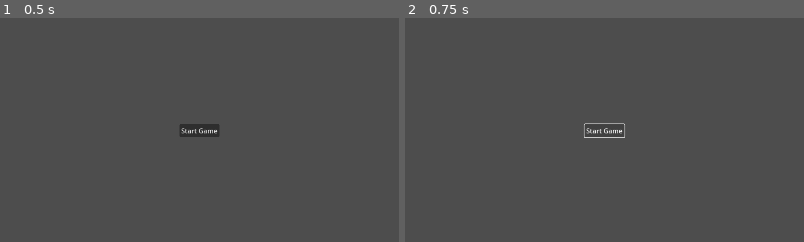
Above: before the commit, frames 1-2 (left to right).
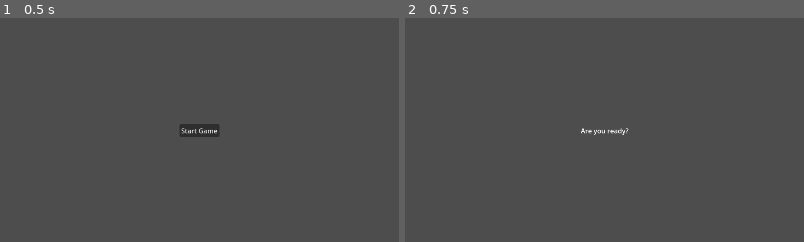
Above: after the commit, the same moments.

Repository: elct9620/try-godot
Game: Godot game, scene res://scenes/entrance.tscn
Same seed, same stepped clock (60 frames per second), same inputs: the game is played once before the commit and once after it.
Inputs:
- Up to frame 1 (0.5 s): no input
- Up to frame 2 (0.75 s): click "Start Game" at 0.5 s
The pictures show only the part of the screen within x 25-75%, y 25-75%; the shares and areas given below are measured in that part.

Frame 1 is identical in both runs. In frame 2, 0.3% of the frame differs, in the area x 44-57%, y 46-54%.

Commit message:
Add simple start game button and change to next scene

Diff:
--- a/project.godot
+++ b/project.godot
@@ -29,7 +29,7 @@
 
 locale/translation_remaps={}
 locale/translations=PackedStringArray("res://localizations/zh_TW.po")
-locale/translations_pot_files=PackedStringArray("res://scenes/entrance.tscn")
+locale/translations_pot_files=PackedStringArray("res://scenes/entrance.tscn", "res://scenes/player_room.tscn")
 locale/locale_filter_mode=1
 locale/language_filter=["zh"]
 locale/country_filter=["TW"]
--- a/scenes/entrance.tscn
+++ b/scenes/entrance.tscn
@@ -1,6 +1,10 @@
-[gd_scene format=3 uid="uid://80lgd86fhlnp"]
+[gd_scene load_steps=2 format=3 uid="uid://80lgd86fhlnp"]
 
-[node name="Entrance" type="Node2D"]
+[ext_resource type="Script" path="res://scripts/scenes/entrance.gd" id="1_cy12x"]
+
+[node name="Entrance" type="Node2D" node_paths=PackedStringArray("button")]
+script = ExtResource("1_cy12x")
+button = NodePath("HUD/Button")
 
 [node name="HUD" type="CanvasLayer" parent="."]
 
--- /dev/null
+++ b/scenes/player_room.tscn
@@ -0,0 +1,20 @@
+[gd_scene format=3 uid="uid://yep1nt6dr2wl"]
+
+[node name="PlayerRoom" type="Node2D"]
+
+[node name="HUD" type="CanvasLayer" parent="."]
+
+[node name="Label" type="Label" parent="HUD"]
+anchors_preset = 8
+anchor_left = 0.5
+anchor_top = 0.5
+anchor_right = 0.5
+anchor_bottom = 0.5
+offset_left = -57.5
+offset_top = -11.5
+offset_right = 57.5
+offset_bottom = 11.5
+grow_horizontal = 2
+grow_vertical = 2
+text = "Are you ready?
+"
--- /dev/null
+++ b/scripts/scenes/entrance.gd
@@ -0,0 +1,9 @@
+extends Node2D
+
+@export var button: Button
+
+func _ready():
+    button.connect("pressed", _on_button_pressed)
+
+func _on_button_pressed():
+    get_tree().change_scene_to_file("res://scenes/player_room.tscn")
Not shown, changed: localizations/messages.pot
Not shown, changed: localizations/zh_TW.po
